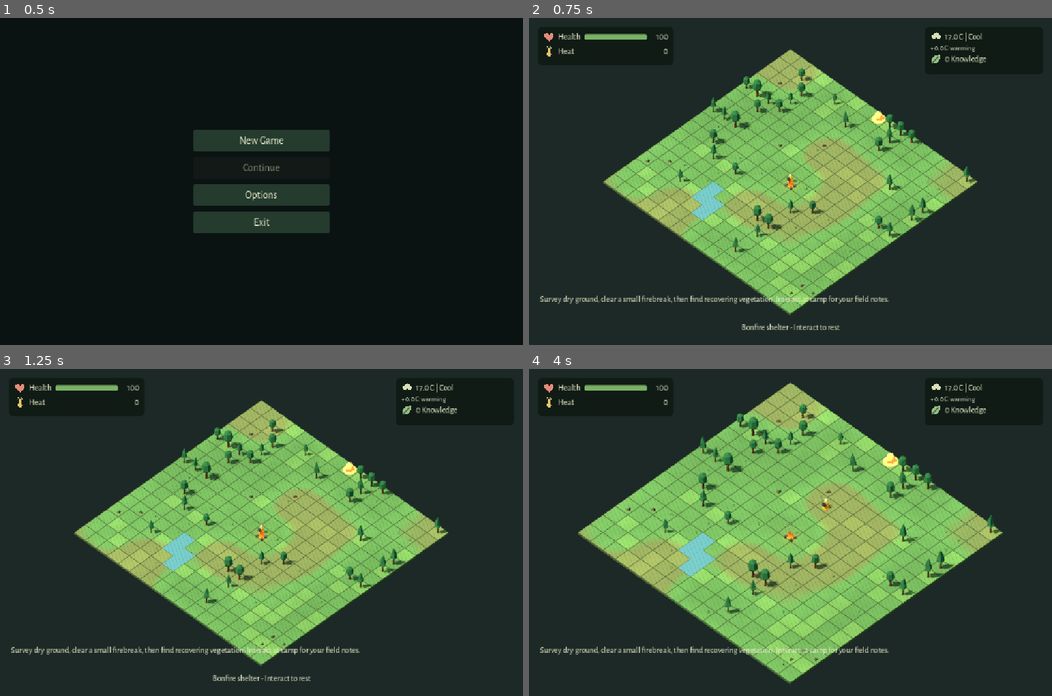
Above: before the commit, frames 1-4 (two rows, left to right).
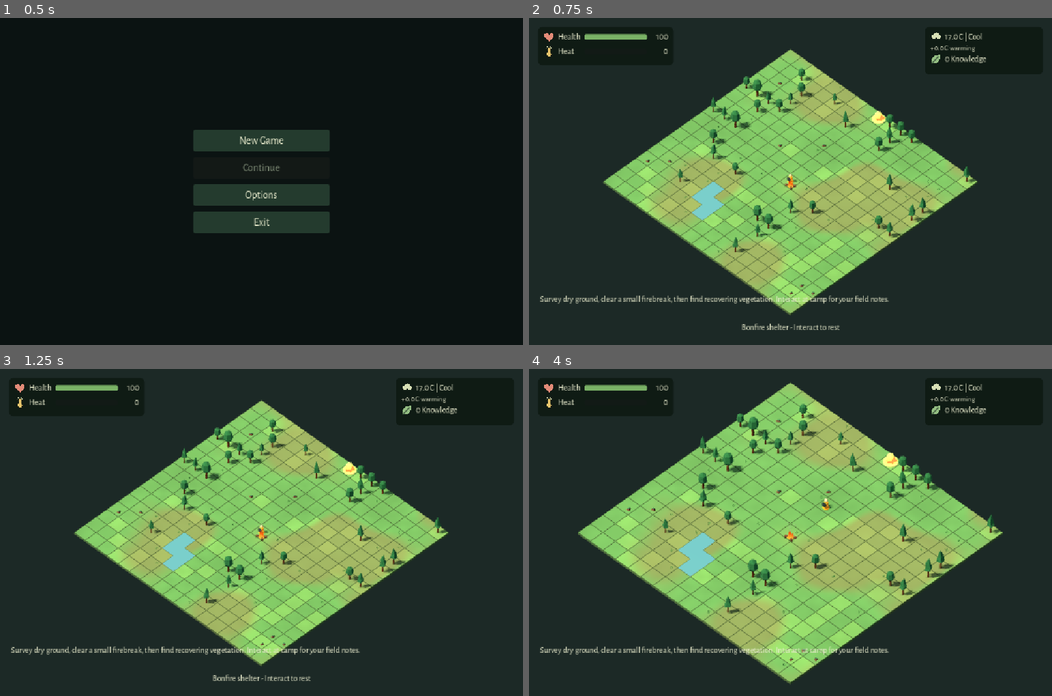
Above: after the commit, the same moments.

Repository: emir-masinovic/gameup-2026-nihilists
Game: Godot game, scene res://features/menus/main_menu.tscn
Two runs of this game, one before a commit and one after it. Both use one fixed random seed, a clock stepped at 60 frames per second and the inputs below.
Inputs (mouse positions are in pixels of both pictures, inside the frame that each line leads up to):
- Up to frame 1 (0.5 s): no input
- Up to frame 2 (0.75 s): click "New Game" at 0.5 s
- Up to frame 3 (1.25 s): no input
- Up to frame 4 (4 s): tap Enter (ui_accept) at 1.25, 1.52 s; move the mouse to (905, 516) at 1.27 s; hold D (move_east) 1.28-2 s; hold E (interact) 1.28-2 s; click (905, 516) at 1.42 s; click "Return to forest" at 2 s; drag from (685, 548) to (764, 597) at 2.77 s; move the mouse to (842, 460) at 3.52 s; hold D (move_east) from 3.53 s (still down); hold Mouse wheel up (camera_zoom_in) from 3.53 s (still down); click (842, 460) at 3.67 s; tap E (interact) at 3.8 s

Frame 1 is identical in both runs. In frame 2, 7.9% of the frame differs, in the area x 14-85%, y 10-90%; in frame 3, 7.8%; in frame 4, 9.9%, in the area x 9-91%, y 4-96%.

Commit message:
feat: make climate-driven terrain transformation visible

Diff:
--- a/features/levels/forest/RendererTerrain.gd
+++ b/features/levels/forest/RendererTerrain.gd
@@ -1,26 +1,38 @@
 extends Node3D
-# Group tiles by their shared climate material: logical cells remain authoritative.
+# Shared climate beds plus one shrinking water-surface batch. Logic owns wetness.
 var batches: Array[MultiMeshInstance3D] = []
 var tile_mesh: BoxMesh
 
 func configure(grid: RefCounted, palette: Array[ShaderMaterial], water: Material, charred: Material):
 	tile_mesh = BoxMesh.new()
 	tile_mesh.size = Vector3(grid.CELL_SIZE, 0.3, grid.CELL_SIZE)
+	var water_mesh = PlaneMesh.new()
+	water_mesh.size = Vector2.ONE * grid.CELL_SIZE
 	var materials: Array[Material] = []
 	materials.assign(palette)
 	materials.append(water)
 	materials.append(charred)
-	for material in materials:
+	for i in range(materials.size()):
 		var batch = MultiMeshInstance3D.new()
 		batch.multimesh = MultiMesh.new()
 		batch.multimesh.transform_format = MultiMesh.TRANSFORM_3D
-		batch.multimesh.mesh = tile_mesh
+		batch.multimesh.mesh = water_mesh if i == 16 else tile_mesh
 		batch.multimesh.instance_count = grid.cells.size()
 		batch.multimesh.visible_instance_count = 0
-		batch.material_override = material
+		batch.material_override = materials[i]
+		# Coplanar ground must receive tree shadows without casting self-shadow acne.
+		batch.cast_shadow = GeometryInstance3D.SHADOW_CASTING_SETTING_OFF
+		# Empty climate groups can become visible far from the origin later. A fixed
+		# bounded world box avoids stale empty MultiMesh culling bounds on that tick.
+		var first: Vector3 = grid.world_position(Vector2i.ZERO)
+		batch.custom_aabb = AABB(first + Vector3(-grid.CELL_SIZE * 0.5, -0.4, -grid.CELL_SIZE * 0.5), Vector3(grid.SIZE * grid.CELL_SIZE, 0.7, grid.SIZE * grid.CELL_SIZE))
 		add_child(batch)
 		batches.append(batch)
 	update_state(grid)
+
+static func water_surface_scale(level: float) -> float:
+	# Surface area follows remaining water above the same .1 movement threshold.
+	return sqrt(clampf((level - 0.1) / 0.9, 0.0, 1.0))
 
 func update_state(grid: RefCounted):
 	var counts: Array[int] = []
@@ -28,20 +40,30 @@
 	counts.fill(0)
 	for i in range(grid.cells.size()):
 		var data = grid.cells[i]
-		var group = clampi(int(data.health * 3.99), 0, 3) * 4 + clampi(int(data.moisture * 3.99), 0, 3)
-		if data.get("terrain", "grass") == "water" and data.get("water_level", 0.0) > 0.1:
-			group = 16
-		elif data.get("burned", false):
+		var health: float = data.health
+		var moisture: float = data.moisture
+		var pond: bool = data.get("terrain", "grass") == "water"
+		if pond:
+			# Every pond has a visible exposed soil bed, including when fully dry.
+			health = 0.0
+			moisture = minf(moisture, 0.49)
+		var group = clampi(int(health * 3.99), 0, 3) * 4 + clampi(int(moisture * 3.99), 0, 3)
+		if data.get("burned", false) and data.get("burn_recovery", 0.0) < 0.2:
 			group = 17
 		var cell = Vector2i(i % grid.SIZE, floori(float(i) / grid.SIZE))
-		var transform = Transform3D(Basis.IDENTITY, grid.world_position(cell) + Vector3(0,-0.15,0))
-		batches[group].multimesh.set_instance_transform(counts[group], transform)
+		var at: Vector3 = grid.world_position(cell)
+		batches[group].multimesh.set_instance_transform(counts[group], Transform3D(Basis.IDENTITY, at + Vector3(0,-0.15,0)))
 		counts[group] += 1
+		var water_scale = water_surface_scale(data.get("water_level", 0.0)) if pond else 0.0
+		if water_scale > 0.0:
+			batches[16].multimesh.set_instance_transform(counts[16], Transform3D(Basis.IDENTITY.scaled(Vector3(water_scale, 1.0, water_scale)), at + Vector3(0,0.012,0)))
+			counts[16] += 1
 	for i in range(batches.size()):
 		batches[i].multimesh.visible_instance_count = counts[i]
 
 func rendered_cell_count() -> int:
 	var total = 0
-	for batch in batches:
-		total += batch.multimesh.visible_instance_count
+	for i in range(batches.size()):
+		if i != 16:
+			total += batches[i].multimesh.visible_instance_count
 	return total
--- a/features/levels/forest/climate_simulation.gd
+++ b/features/levels/forest/climate_simulation.gd
@@ -16,6 +16,8 @@
 var elapsed = 0.0
 var temperature = 24.0
 var weather: String = "clear"
+# Empty uses seeded weather; named conditions are also useful for bounded scenarios.
+var weather_override: String = ""
 var tick_count = 0
 var _grid: RefCounted
 var _weather_offset = 0
@@ -41,6 +43,7 @@
 		data.burning = false
 		data.burned = false
 		data.fire_time = 0.0
+		data.burn_recovery = 0.0
 		data.fuel = 0.0 if data.get("terrain", "grass") == "water" else (1.0 if data.tree else 0.45)
 	_update_weather()
 
@@ -58,6 +61,8 @@
 
 func _update_weather():
 	weather = WEATHER_CYCLE[(floori(elapsed / WEATHER_SECONDS) + _weather_offset) % WEATHER_CYCLE.size()]
+	if weather_override in WEATHER_CYCLE:
+		weather = weather_override
 	var offset = {"clear": 0.0, "rain": -5.0, "cool": -7.0, "heat": 8.0}[weather]
 	# Long-term warming approaches the limit; transient weather stays independent.
 	temperature = baseline_temperature + warming_pressure() + offset
@@ -91,7 +96,14 @@
 		data.trampled = maxf(0.0, data.get("trampled", 0.0) - 0.001 * seconds)
 		var stress = maxf(0.28 - data.moisture, 0.0) * 0.022 + maxf(temperature - 36.0, 0.0) * 0.0006 * exposure
 		var recovery = 0.006 if data.moisture > 0.35 and temperature < 35.0 else 0.0
+		if data.get("burned", false):
+			# Char persists through drought. Moist conditions slowly establish new ground cover;
+			# exhausted fuel and dead trees remain exhausted/dead.
+			data.burn_recovery = clampf(data.get("burn_recovery", 0.0) + (0.002 if recovery > 0.0 else -0.001) * seconds, 0.0, 1.0)
+			recovery *= 0.35
 		data.health = clampf(data.health + (recovery * (1.0 - data.trampled) - stress) * seconds, 0.0, 1.0)
+		if data.get("burned", false):
+			data.health = minf(data.health, data.burn_recovery)
 		if data.tree and data.tree_state == "healthy":
 			data.tree_health = clampf(data.tree_health + (recovery * 0.6 - stress * 0.6) * seconds, 0.0, 1.0)
 			if data.tree_health <= 0.0:
@@ -129,6 +141,8 @@
 			if data.fuel <= 0.05:
 				data.fuel = 0.0
 				data.burned = true
+				data.health = 0.0
+				data.burn_recovery = 0.0
 				data.log = false
 			continue
 		if weather == "rain":
--- a/features/levels/forest/nature/ground_cover.gd
+++ b/features/levels/forest/nature/ground_cover.gd
@@ -30,9 +30,11 @@
 	renderer.name = "Shrubs" if shrubs else "Grass"
 	renderer.multimesh = MultiMesh.new()
 	renderer.multimesh.transform_format = MultiMesh.TRANSFORM_3D
+	renderer.multimesh.use_custom_data = true
 	renderer.multimesh.mesh = source.mesh
 	renderer.multimesh.instance_count = indices.size()
-	renderer.material_override = source.material
+	renderer.material_override = source.material.duplicate()
+	renderer.material_override.set_shader_parameter("instance_health", true)
 	renderer.cast_shadow = GeometryInstance3D.SHADOW_CASTING_SETTING_OFF
 	add_child(renderer)
 	batches.append({"renderer": renderer, "indices": indices, "source": source.transform})
@@ -44,7 +46,12 @@
 			var i = batch.indices[j]
 			var data = grid.cells[i]
 			var cell = Vector2i(i % grid.SIZE, floori(float(i) / grid.SIZE))
-			var size_value = maxf(0.01, data.get("health", 1.0)) if not data.get("burning", false) else 0.01
+			var vitality = minf(data.get("health", 1.0), 0.25 + data.get("moisture", 1.0) * 1.1)
+			var visible_patch = not data.get("burning", false) and (not data.get("burned", false) or data.get("burn_recovery", 0.0) >= 0.2)
+			# Stable thinning follows actual condition, and reverses as ground recovers.
+			visible_patch = visible_patch and fmod(float(i) * 0.618034, 1.0) < vitality
+			var size_value = (0.3 + 0.7 * vitality) if visible_patch else 0.0
+			batch.renderer.multimesh.set_instance_custom_data(j, Color(vitality, 0, 0, 1))
 			var base: Transform3D = batch.source
 			base.basis = Basis(Vector3.UP, data.rotation) * base.basis.scaled(Vector3.ONE * size_value)
 			base.origin += grid.world_position(cell) + Vector3(0.5,0,-0.45)
--- a/features/levels/forest/nature/nature_tree.gd
+++ b/features/levels/forest/nature/nature_tree.gd
@@ -11,6 +11,8 @@
 var _state: int = -1
 var _health: float = 1.0
 var _dead: bool = false
+var _moisture: float = 1.0
+var _burned: bool = false
 
 func _ready() -> void:
     _ensure_materials()
@@ -22,7 +24,7 @@
     model.position.y = 0.05 * model_scale
     add_child(model)
     _configure_surfaces(model)
-    set_health(_health, _dead)
+    set_health(_health, _dead, _moisture, _burned)
 
 static func _ensure_materials() -> void:
     if not _foliage_materials.is_empty():
@@ -33,7 +35,7 @@
     for index in range(4):
         var material := ShaderMaterial.new()
         material.shader = FOLIAGE_SHADER
-        material.set_shader_parameter("leaf_color", [Color(0.13, 0.34, 0.20), Color(0.39, 0.43, 0.19), Color(0.52, 0.31, 0.12), Color(0.3, 0.2, 0.1)][index])
+        material.set_shader_parameter("leaf_color", [Color(0.13, 0.34, 0.20), Color(0.64, 0.54, 0.13), Color(0.48, 0.25, 0.08), Color(0.3, 0.2, 0.1)][index])
         material.set_shader_parameter("bare", index == 3)
         _foliage_materials.append(material)
 
@@ -49,10 +51,13 @@
     for child in node.get_children():
         _configure_surfaces(child)
 
-func set_health(health: float, dead: bool) -> void:
+func set_health(health: float, dead: bool, moisture: float = 1.0, burned: bool = false) -> void:
     _health = clampf(health, 0.0, 1.0)
     _dead = dead
-    var next_state: int = 3 if dead else (0 if _health >= 0.66 else (1 if _health >= 0.33 else 2))
+    _moisture = clampf(moisture, 0.0, 1.0)
+    _burned = burned
+    var condition = minf(_health, 0.2 + _moisture * 1.25)
+    var next_state: int = 3 if dead or burned else (0 if condition >= 0.66 else (1 if condition >= 0.33 else 2))
     if next_state == _state or _leaf_surfaces.is_empty():
         return
     _state = next_state
--- a/features/levels/forest/nature/shader_foliage.gdshader
+++ b/features/levels/forest/nature/shader_foliage.gdshader
@@ -2,9 +2,12 @@
 render_mode cull_disabled;
 uniform vec4 leaf_color : source_color = vec4(0.16, 0.38, 0.20, 1.0);
 uniform bool bare = false;
+uniform bool instance_health = false;
+varying float vitality;
 uniform float sway = 0.025;
 uniform float wind_height = 1.6;
 void vertex() {
+    vitality = INSTANCE_CUSTOM.r;
     vec3 world = (MODEL_MATRIX * vec4(VERTEX, 1.0)).xyz;
     float tip = smoothstep(0.0, wind_height, VERTEX.y);
     VERTEX.x += sin(TIME * 1.35 + world.x * 0.65 + world.z * 0.45) * sway * tip;
@@ -12,7 +15,9 @@
 }
 void fragment() {
     if (bare) { discard; }
-    ALBEDO = leaf_color.rgb;
+    vec3 plant_color = mix(vec3(0.46, 0.25, 0.08), vec3(0.67, 0.58, 0.17), smoothstep(0.05, 0.5, vitality));
+    plant_color = mix(plant_color, leaf_color.rgb, smoothstep(0.45, 0.9, vitality));
+    ALBEDO = instance_health ? plant_color : leaf_color.rgb;
     ROUGHNESS = 1.0;
     METALLIC = 0.0;
 }
--- a/features/levels/forest/shader_grid.gdshader
+++ b/features/levels/forest/shader_grid.gdshader
@@ -9,8 +9,13 @@
 uniform float variation_strength = 0.14;
 varying vec3 world_position;
 
+// Integer avalanche keeps seeded patch variation independent of sine precision.
 float hash_patch(vec2 p) {
- return fract(sin(dot(p, vec2(127.1, 311.7)) + world_seed * 0.137) * 43758.5453);
+ uvec2 cell = uvec2(ivec2(p));
+ uint h = cell.x * 1597334677u ^ cell.y * 3812015801u ^ uint(world_seed);
+ h = (h ^ (h >> 16u)) * 2246822519u;
+ h = (h ^ (h >> 13u)) * 3266489917u;
+ return float(h ^ (h >> 16u)) / 4294967295.0;
 }
 
 float patch_noise(vec2 p) {
--- /dev/null
+++ b/tests/climate_stages_desktop_test.gd
@@ -0,0 +1,55 @@
+extends SceneTree
+# Captures genuine consecutive simulation states; no fabricated cell moisture/health.
+var failures = 0
+func _initialize():
+	call_deferred("run")
+func capture(world, label):
+	world._refresh_visuals()
+	world._update_hud()
+	# MultiMesh visibility/AABB changes need a complete render submission before capture.
+	await process_frame
+	await process_frame
+	await process_frame
+	await RenderingServer.frame_post_draw
+	if OS.has_environment("NIHILISTS_CAPTURE_DIR"):
+		root.get_texture().get_image().save_png(OS.get_environment("NIHILISTS_CAPTURE_DIR").path_join(label + ".png"))
+func run():
+	var saves = root.get_node("SaveManager")
+	saves.storage_path = "user://climate_stages_test.json"
+	saves.load_progression()
+	root.get_node("SceneFlow").next_seed = 2026
+	var world = load("res://features/levels/forest/forest_level.tscn").instantiate()
+	root.add_child(world)
+	world.set_process(false)
+	await capture(world, "climate_healthy")
+	var shadows_enabled = world.get_node("Sun").shadow_enabled
+	world.get_node("Sun").shadow_enabled = false
+	await capture(world, "climate_healthy_shadows_off")
+	world.get_node("Sun").shadow_enabled = shadows_enabled
+	world.climate.weather_override = "heat"
+	world.climate.baseline_temperature = 42.0
+	world.climate.ignition_chance = 0.0
+	for i in range(100):
+		world.climate.tick(30.0)
+	await capture(world, "climate_drought")
+	world.climate.ignition_chance = 1.0
+	world.climate.ignition_delay = 0.0
+	world.climate.ignition_interval = 1.0
+	world.climate.spread_chance = 0.35
+	for i in range(8):
+		world.climate.tick(30.0)
+	await capture(world, "climate_charred")
+	if world.terrain_renderer.batches[17].multimesh.visible_instance_count < 200:
+		failures += 1
+		push_error("Actual fire did not leave a visible charred landscape")
+	world.climate.weather_override = "rain"
+	world.climate.baseline_temperature = 20.0
+	world.climate.warming_limit = 0.0
+	for i in range(50):
+		world.climate.tick(30.0)
+	await capture(world, "climate_recovered")
+	world.free()
+	if FileAccess.file_exists(saves.storage_path):
+		DirAccess.remove_absolute(saves.storage_path)
+	print("CLIMATE STAGES DESKTOP: captured four actual consecutive states")
+	quit(failures)
--- /dev/null
+++ b/tests/climate_transformation_test.gd
@@ -0,0 +1,66 @@
+extends SceneTree
+const Data = preload("res://features/levels/forest/grid_data.gd")
+const Climate = preload("res://features/levels/forest/climate_simulation.gd")
+const Terrain = preload("res://features/levels/forest/RendererTerrain.gd")
+var failures = 0
+func check(value, message):
+	if not value:
+		failures += 1
+		push_error(message)
+func _initialize():
+	call_deferred("run")
+func run():
+	var grid = Data.new()
+	grid.generate(2026)
+	var climate = Climate.new()
+	climate.configure(grid, 2026)
+	climate.weather_override = "heat"
+	climate.baseline_temperature = 42.0
+	climate.ignition_chance = 0.0
+	var pond = -1
+	for i in range(grid.cells.size()):
+		if grid.cells[i].terrain == "water":
+			pond = i
+	check(pond >= 0, "Seed has a real pond")
+	for i in range(100):
+		climate.tick(30.0)
+	var dry_count = 0
+	for data in grid.cells:
+		if data.terrain != "water" and data.health < 0.25 and data.moisture < 0.2:
+			dry_count += 1
+	check(dry_count > 200, "Actual prolonged no-rain heat produces a dry sparse world")
+	var pond_cell = Vector2i(pond % grid.SIZE, floori(float(pond) / grid.SIZE))
+	check(grid.traversable(pond_cell), "Actual evaporation opens the pond cell")
+	check(Terrain.water_surface_scale(grid.cells[pond].water_level) == 0.0, "Traversable dry pond has no blue water surface")
+	check(Terrain.water_surface_scale(0.6) > Terrain.water_surface_scale(0.3), "Water surface shrinks with bounded water level")
+	var burned_cell = Vector2i(2,2)
+	while grid.cells[burned_cell.y * grid.SIZE + burned_cell.x].terrain == "water":
+		burned_cell.x += 1
+	var data = grid.cells[burned_cell.y * grid.SIZE + burned_cell.x]
+	climate._ignite(burned_cell)
+	for i in range(30):
+		climate.tick(1.0)
+	check(data.burned and data.health == 0.0, "Actual ignition consumes fuel and leaves charred ground")
+	climate.weather_override = "rain"
+	climate.baseline_temperature = 20.0
+	climate.warming_limit = 0.0
+	climate.tick(30.0)
+	check(data.burned and data.burn_recovery < 0.2, "First rain does not instantly erase char")
+	for i in range(50):
+		climate.tick(30.0)
+	check(data.health > 0.5 and data.burn_recovery > 0.5 and data.fuel == 0.0, "Sustained favorable weather gradually recovers ground without renewing fire fuel")
+	check(grid.cells[pond].water_level > 0.1 and not grid.traversable(pond_cell), "Actual rainfall refills the pond and restores blocking")
+	check(Terrain.water_surface_scale(grid.cells[pond].water_level) > 0.0, "Refilled pond surface reappears")
+	var renderer = Terrain.new()
+	var palette: Array[ShaderMaterial] = []
+	for i in range(16):
+		palette.append(ShaderMaterial.new())
+	renderer.configure(grid, palette, StandardMaterial3D.new(), ShaderMaterial.new())
+	check(renderer.rendered_cell_count() == grid.cells.size(), "Every cell retains a solid bed under optional water")
+	check(renderer.batches.size() == 18, "Water and climate terrain retain bounded shared batches")
+	for batch in renderer.batches:
+		check(batch.cast_shadow == GeometryInstance3D.SHADOW_CASTING_SETTING_OFF, "Coplanar terrain receives shadows without casting self-shadow acne")
+		check(batch.custom_aabb.size.x == grid.SIZE * grid.CELL_SIZE, "Initially empty climate batches retain bounded full-grid culling bounds")
+	renderer.free()
+	print("CLIMATE TRANSFORMATION: ", failures, " failures; dry cells=", dry_count)
+	quit(0 if failures == 0 else 1)
Not shown, added: tests/climate_stages_desktop_test.gd.uid
Not shown, added: tests/climate_transformation_test.gd.uid
